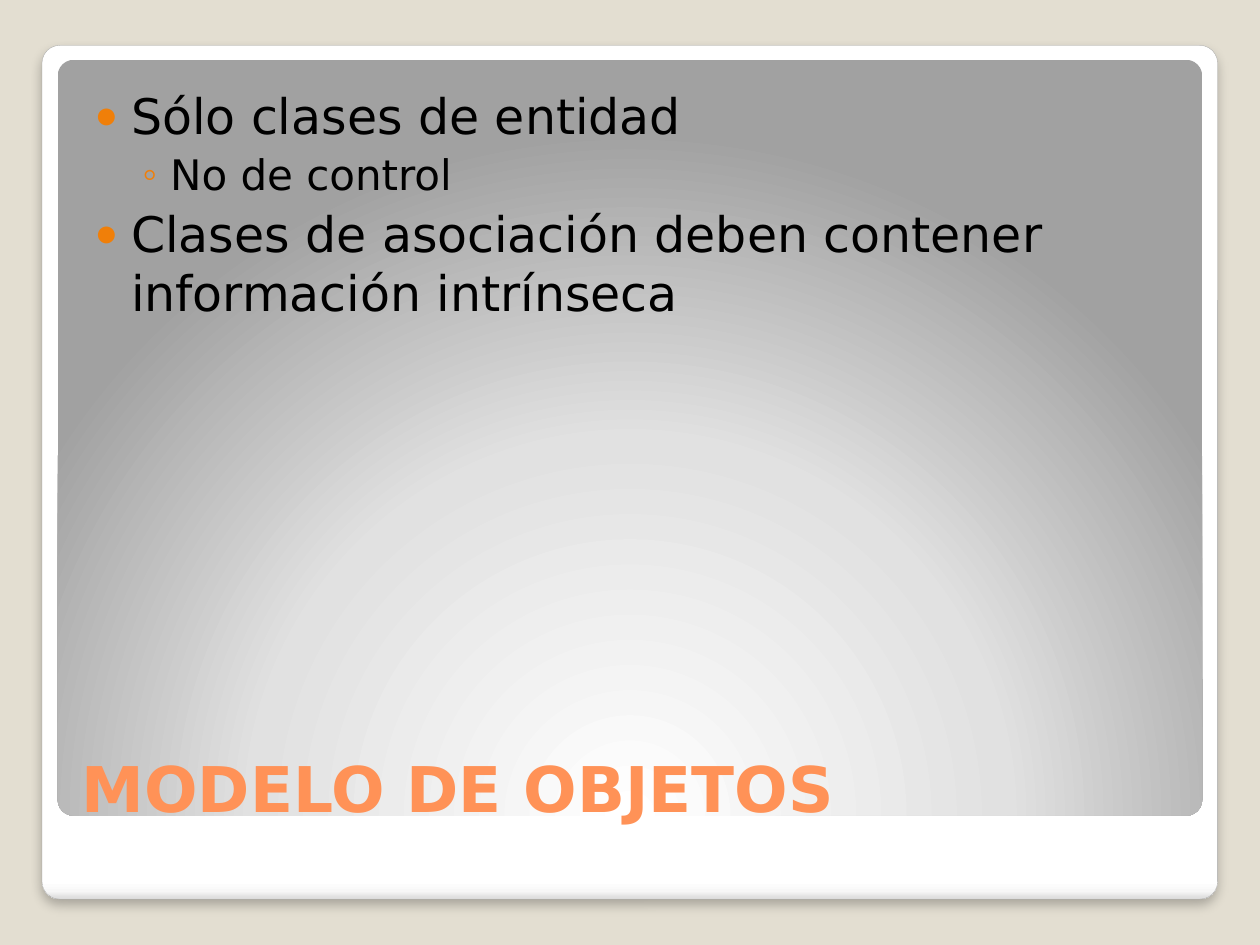
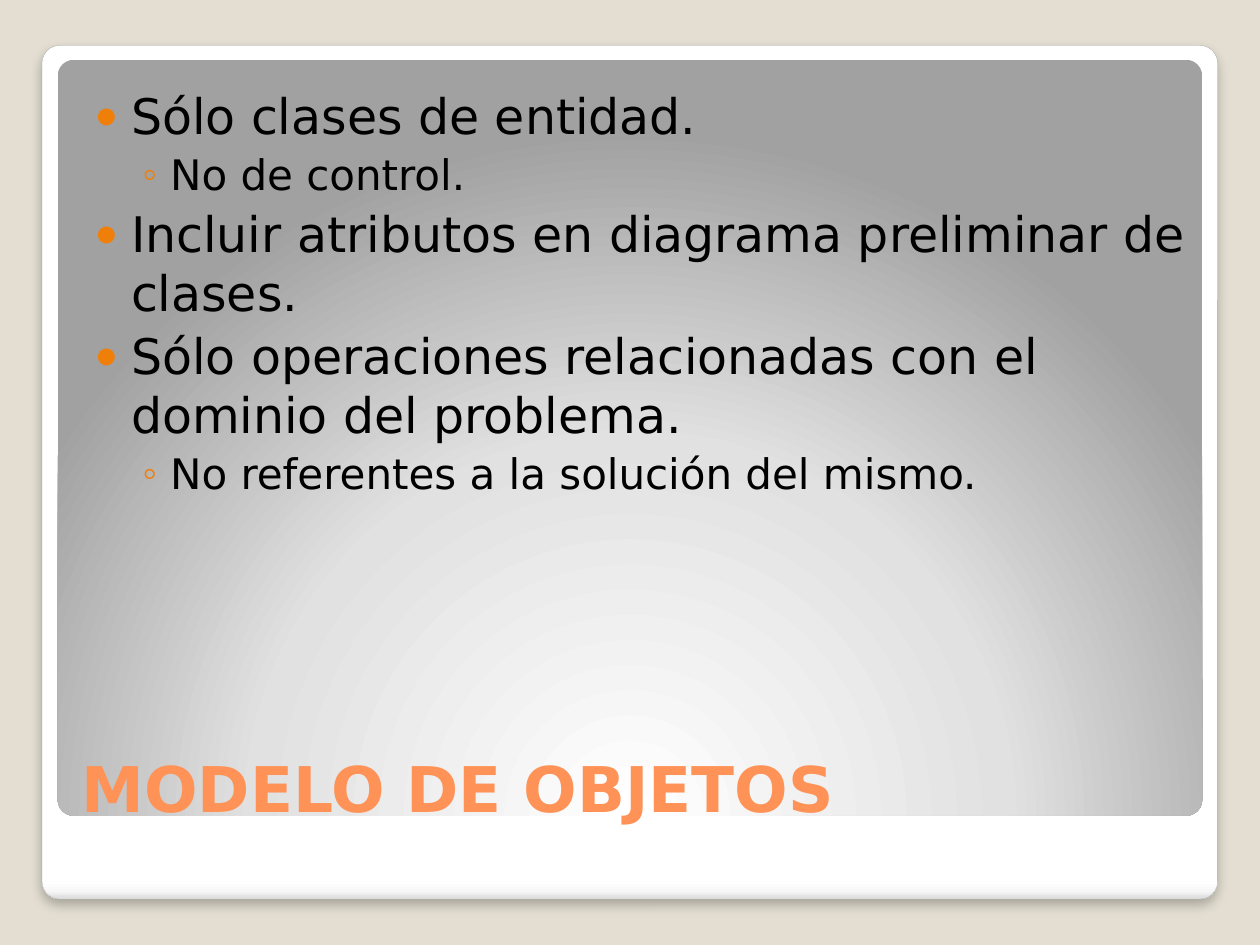
Before and after one commit to invernizzie/fiuba-grupoanin, a slide deck: slide 9 of TODOMUNDO/presentacion.pptx (slide 10 before the commit). Drawn at 1260x945 pixels with LibreOffice and Linux fonts; fonts in the diff are those of the drawing. Boxes give left, top, right and bottom in pixels: in the first picture for what was removed or moved away, otherwise in the second. Text is boxed around its words. In the diff, an @@ line names an element or a change of style, - is before the commit and + after.

```diff
--- a/TODOMUNDO/presentacion.pptx
+++ b/TODOMUNDO/presentacion.pptx
@@ text at <box>131,95,1184,490</box>: text changed @@
-● Sólo clases de entidad
-  ◦ No de control
-● Clases de asociación deben contener información intrínseca
+● Sólo clases de entidad.
+  ◦ No de control.
+● Incluir atributos en diagrama preliminar de clases.
+● Sólo operaciones relacionadas con el dominio del problema.
+  ◦ No referentes a la solución del mismo.
```
Also in this commit, not shown: 6 other slides changed, 1 slide added, 1 slide removed.
